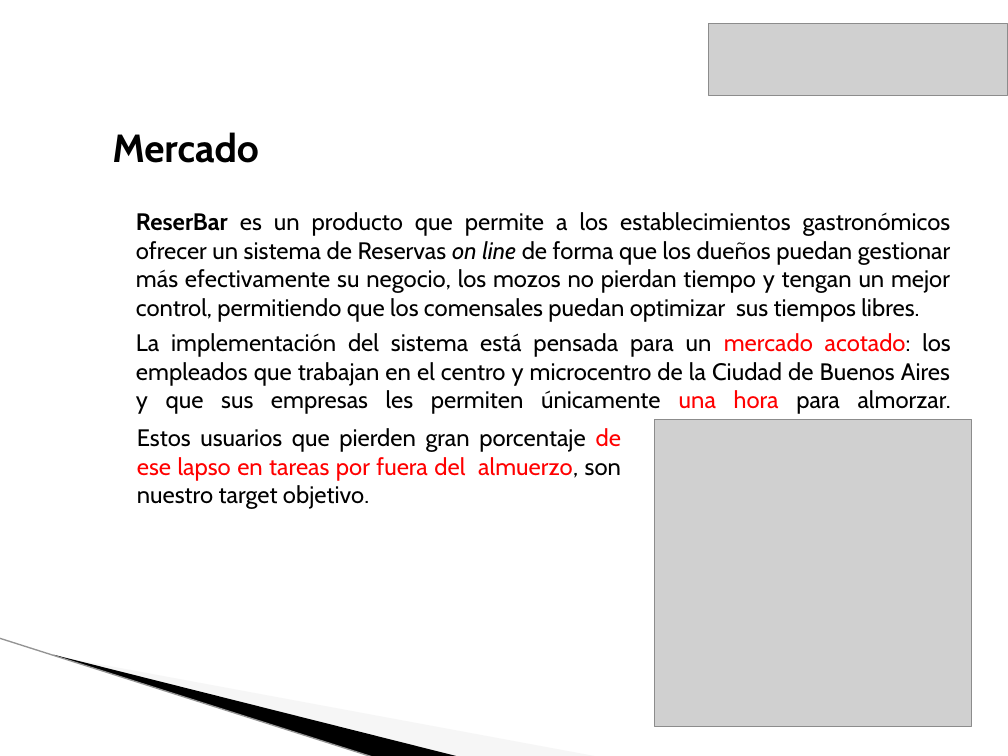
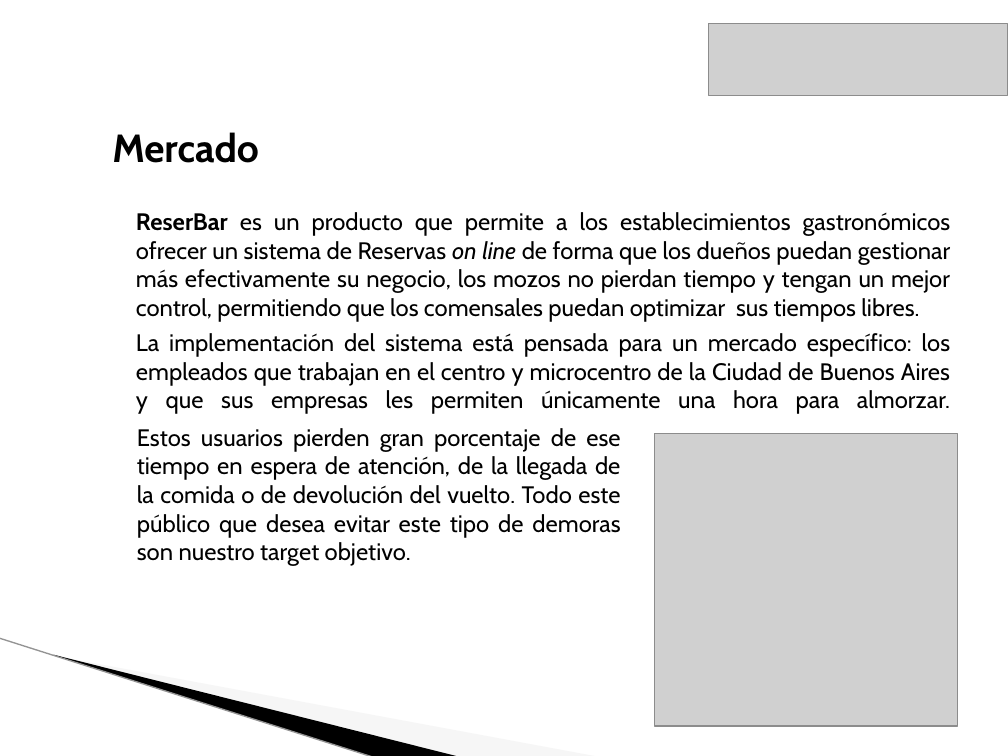
Before and after one commit to lucasdicesaro/reser-bar, a slide deck: slide 4 of documentacion/Presentacion Final ReserBar/Presentacion Final.pptx. Drawn at 1008x756 pixels with LibreOffice and Linux fonts; fonts in the diff are those of the drawing; grey boxes stand for pictures; background and template pictures are left out. Boxes give left, top, right and bottom in pixels: in the first picture for what was removed or moved away, otherwise in the second. Text is boxed around its words. In the diff, an @@ line names an element or a change of style, - is before the commit and + after.

```diff
--- a/documentacion/Presentacion Final ReserBar/Presentacion Final.pptx
+++ b/documentacion/Presentacion Final ReserBar/Presentacion Final.pptx
@@ text at bbox=[136, 333, 950, 414]: text changed @@
-La implementación del sistema está pensada para un mercado acotado: los empleados que trabajan en el centro y microcentro de la Ciudad de Buenos Aires y que sus empresas les permiten únicamente una hora para almorzar.
+La implementación del sistema está pensada para un mercado específico: los empleados que trabajan en el centro y microcentro de la Ciudad de Buenos Aires y que sus empresas les permiten únicamente una hora para almorzar.
@@ text at bbox=[137, 428, 620, 566]: text changed @@
-Estos usuarios que pierden gran porcentaje de ese lapso en tareas por fuera del almuerzo, son nuestro target objetivo.
+Estos usuarios pierden gran porcentaje de ese tiempo en espera de atención, de la llegada de la comida o de devolución del vuelto. Todo este público que desea evitar este tipo de demoras son nuestro target objetivo.
@@ picture: place and size @@
-picture at bbox=[655, 419, 972, 727]
+picture at bbox=[655, 433, 958, 727]
```
Also in this commit, not shown: 4 other slides changed.
